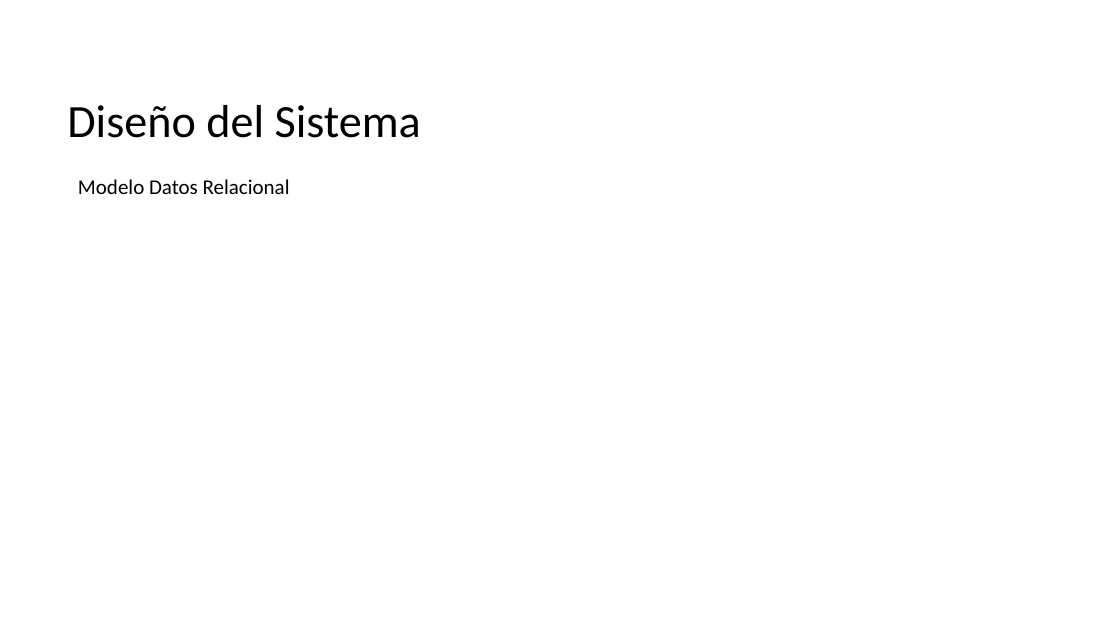
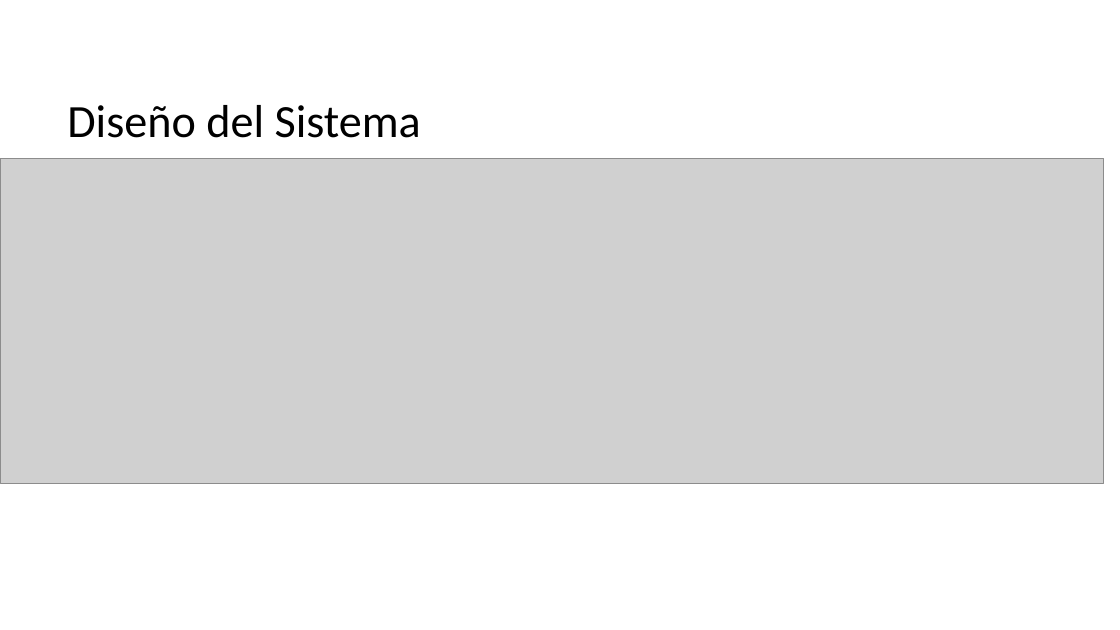
Before and after one commit to CodeFixService/Capstone, a slide deck: slide 3 of fase2/Documentacion Asignatura PTY4614/Estructura Presentación 2-Capstone.pptx. Drawn at 1120x630 pixels with LibreOffice and Linux fonts; fonts in the diff are those of the drawing; grey boxes stand for pictures; background and template pictures are left out. Boxes give left, top, right and bottom in pixels: in the first picture for what was removed or moved away, otherwise in the second. Text is boxed around its words. In the diff, an @@ line names an element or a change of style, - is before the commit and + after.

```diff
--- a/fase2/Documentacion Asignatura PTY4614/Estructura Presentación 2-Capstone.pptx
+++ b/fase2/Documentacion Asignatura PTY4614/Estructura Presentación 2-Capstone.pptx
@@ picture added at (0, 158, 1104, 483) @@
@@ text removed at (78, 179, 290, 194) @@
-Modelo Datos Relacional
```
Also in this commit, not shown: 6 other slides changed, 4 slides added, 2 slides removed, 1 other file.
